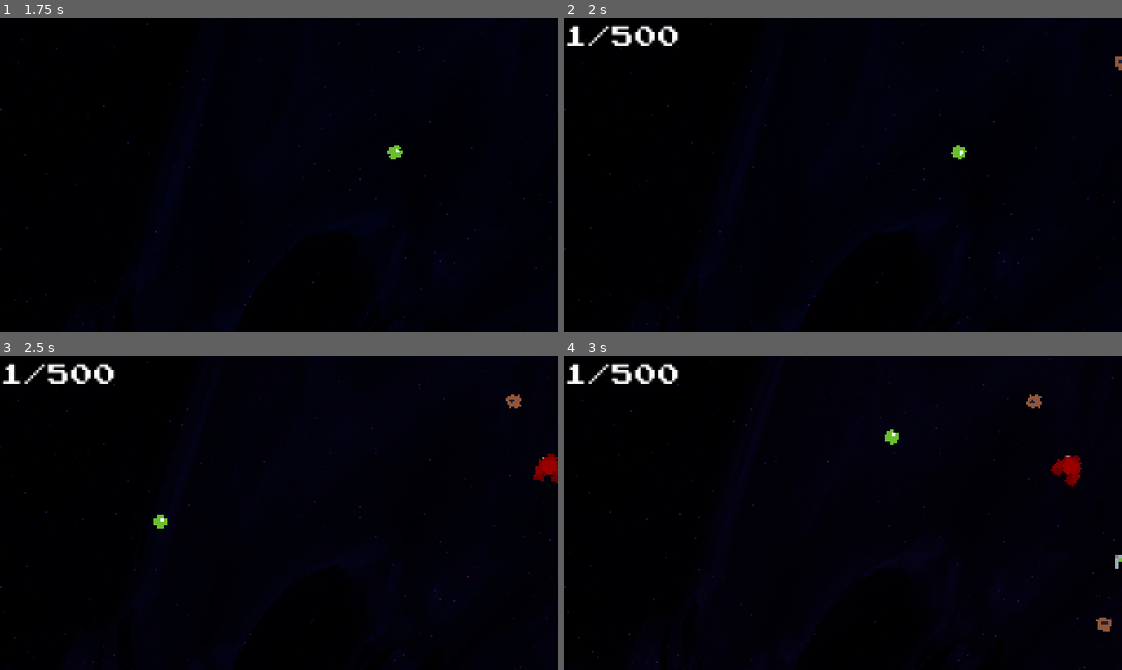
Above: before the commit, frames 1-4 (two rows, left to right).
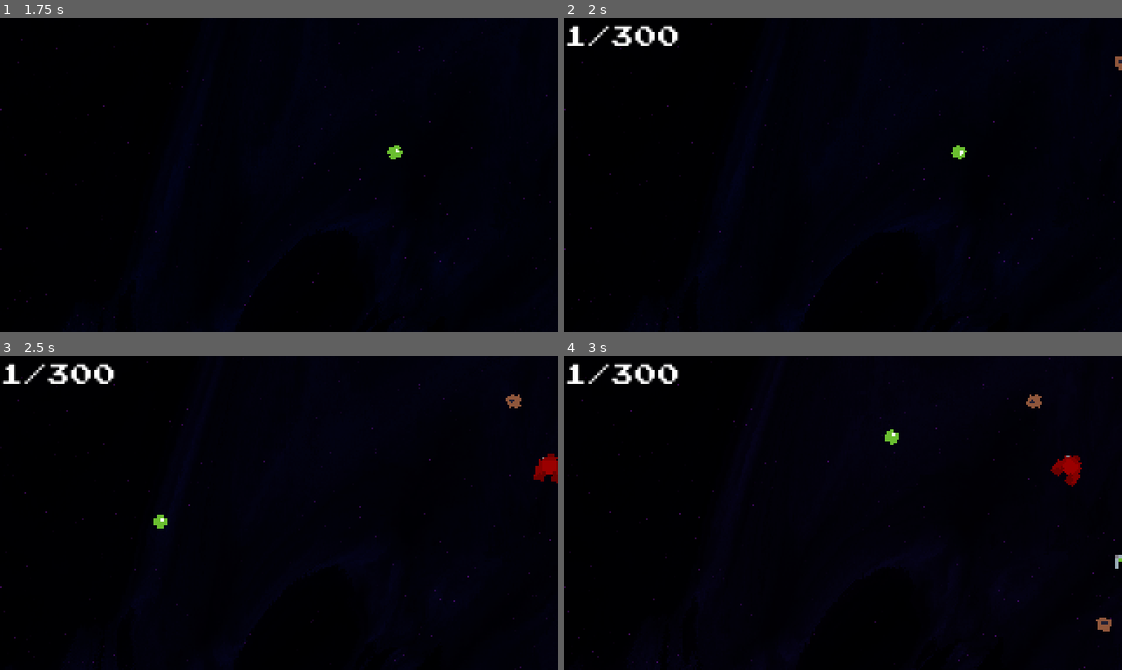
Above: after the commit, the same moments.

Repository: vitorascorrea/gmtk-jam-2024
Game: Godot game, scene res://screens/start_screen.tscn
The game is run twice, just before and just after one commit, with the same random seed, the same clock (stepped at 60 frames per second) and the same inputs. The engine's default icon, where the game draws it, is replaced by a stand-in: a white triangle on a blue panel in a dark square. Sound files missing from this copy of the repository are replaced by a short silence.
Inputs (mouse positions are in pixels of both pictures, inside the frame that each line leads up to):
- Up to frame 1 (1.75 s): click "Start" at 0.5 s; tap Enter at 1.25 s; move the mouse to (401, 159) at 1.27 s; hold S (rotate_right) from 1.28 s (still down)
- Up to frame 2 (2 s): keep holding S (rotate_right)
- Up to frame 3 (2.5 s): move the mouse to (167, 528) at 2.02 s; release S (rotate_right) at 2.03 s; hold A (rotate_left) from 2.03 s (still down)
- Up to frame 4 (3 s): move the mouse to (898, 443) at 2.77 s; release A (rotate_left) at 2.78 s; hold S (rotate_right) from 2.78 s (still down)

Frame 1 is identical in both runs. In frame 2, 0.1% of the frame differs, in the area x 8-13%, y 2-7%; in frame 3, 0.1%; in frame 4, 0.1%.

Commit message:
Art finished

Diff:
--- a/globals/global_variables.gd
+++ b/globals/global_variables.gd
@@ -7,13 +7,13 @@
 var sfx_volume = 1
 
 # Game constants
-const CHILD_COUNT_GOAL = 500
+const CHILD_COUNT_GOAL = 300
 const MAX_SCALE = 4
 const CHILD_COUNT_SCALES = {
 	1: 1,
 	2: 50,
-	3: 150,
-	4: 300,
+	3: 100,
+	4: 200,
 }
 
 const SCENES_PER_SCALES = {
Binary file changed: aseprite/colliders.aseprite
Binary file changed: assets/colliders.png
